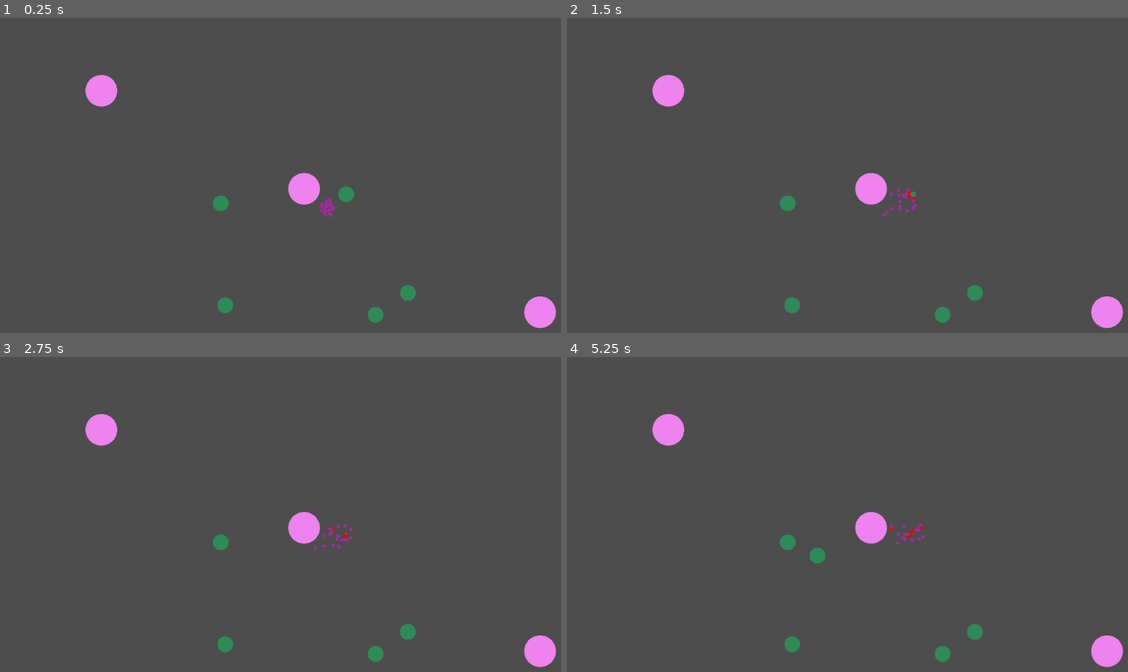
Above: before the commit, frames 1-4 (two rows, left to right).
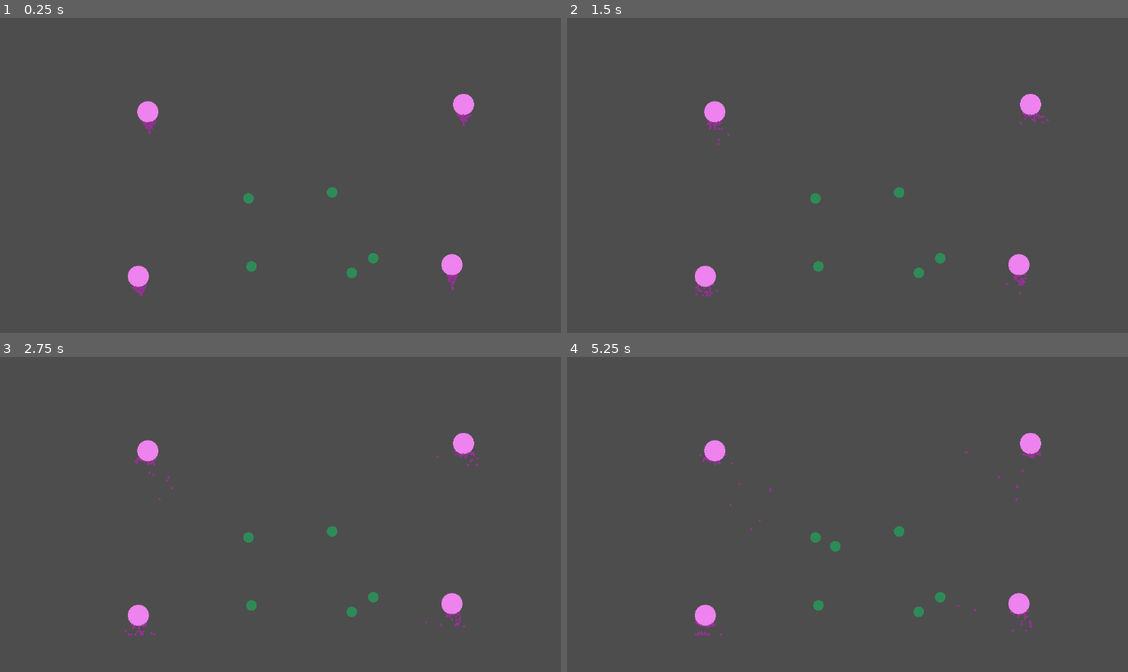
Above: after the commit, the same moments.

Repository: MalCaor/RucheTyr
Game: Godot game, scene res://Scene2d.tscn
Same seed, same stepped clock (60 frames per second), same inputs: the game is played once before the commit and once after it.
Inputs:
- Up to frame 1 (0.25 s): no input
- Up to frame 2 (1.5 s): no input
- Up to frame 3 (2.75 s): no input
- Up to frame 4 (5.25 s): no input

The runs differ from the first frame. In frame 1, 3.3% of the frame differs, in the area x 15-100%, y 18-99%; in frame 2, 3.2%; in frame 3, 3.2%; in frame 4, 3.3%.

Commit message:
spwn 4 ruche

Diff:
--- a/Scene2d.tscn
+++ b/Scene2d.tscn
@@ -9,16 +9,11 @@
 script = ExtResource("1_ko22t")
 
 [node name="Camera2D" type="Camera2D" parent="."]
-zoom = Vector2(3, 3)
+zoom = Vector2(2, 2)
 script = ExtResource("2_aoyn8")
 
 [node name="Ruche" parent="." instance=ExtResource("3_26ukf")]
-
-[node name="Ruche2" parent="." instance=ExtResource("3_26ukf")]
-position = Vector2(-128, -62)
-
-[node name="Ruche3" parent="." instance=ExtResource("3_26ukf")]
-position = Vector2(149, 78)
+position = Vector2(151, -80)
 
 [node name="RigidBody2D" type="RigidBody2D" parent="."]
 contact_monitor = true
@@ -38,3 +33,12 @@
 [node name="CollisionPolygon2D3" type="CollisionPolygon2D" parent="RigidBody2D"]
 position = Vector2(377, 2)
 polygon = PackedVector2Array(-193, -102, -185, -102, -186, 108, -192, 108)
+
+[node name="Ruche2" parent="." instance=ExtResource("3_26ukf")]
+position = Vector2(-148, -73)
+
+[node name="Ruche3" parent="." instance=ExtResource("3_26ukf")]
+position = Vector2(140, 72)
+
+[node name="Ruche4" parent="." instance=ExtResource("3_26ukf")]
+position = Vector2(-157, 83)
--- a/Tyr/hormagaunt.gd
+++ b/Tyr/hormagaunt.gd
@@ -106,8 +106,8 @@
 ### UTILITY FUNCTION ###
 
 func angle_to_target(vector_target: Vector2):
-	var dx:float = vector_target.x - position.x
-	var dy:float = vector_target.y - position.y
+	var dx:float = vector_target.x - global_position.x
+	var dy:float = vector_target.y - global_position.y
 
 	var angle_to_nour:Vector2 = Vector2(dx,dy).normalized()
 	var angle_self:float = self.global_transform.x.angle_to(angle_to_nour)
--- a/ruche.gd
+++ b/ruche.gd
@@ -12,18 +12,17 @@
 func _ready():
 	self.modulate = couleur
 	for x in 20:
-		add_tyr(hormagaunt, position+Vector2(randf_range(10,15), randf_range(10,15)))
+		add_tyr(hormagaunt)
 
 
 # Called every frame. 'delta' is the elapsed time since the previous frame.
 func _process(delta):
 	if(food_quantity>=5):
 		food_quantity-=5
-		add_tyr(hormagaunt, position+Vector2(randf_range(10,15), randf_range(10,15)))
+		add_tyr(hormagaunt)
 
-func add_tyr(tyr_to_add, pos: Vector2):
+func add_tyr(tyr_to_add):
 	var new_tyr: RigidBody2D = tyr_to_add.instantiate()
-	new_tyr.transform.origin = pos
 	new_tyr.ruche_mere = self
 	list_tyr.append(new_tyr)
 	add_child(new_tyr)
